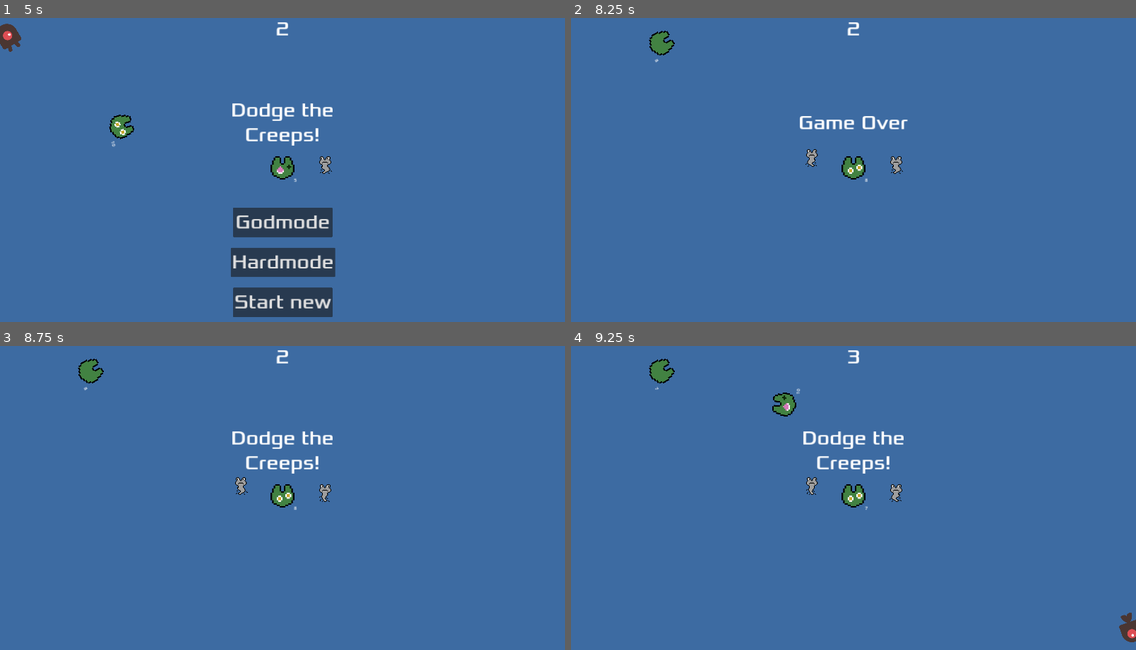
Above: before the commit, frames 1-4 (two rows, left to right).
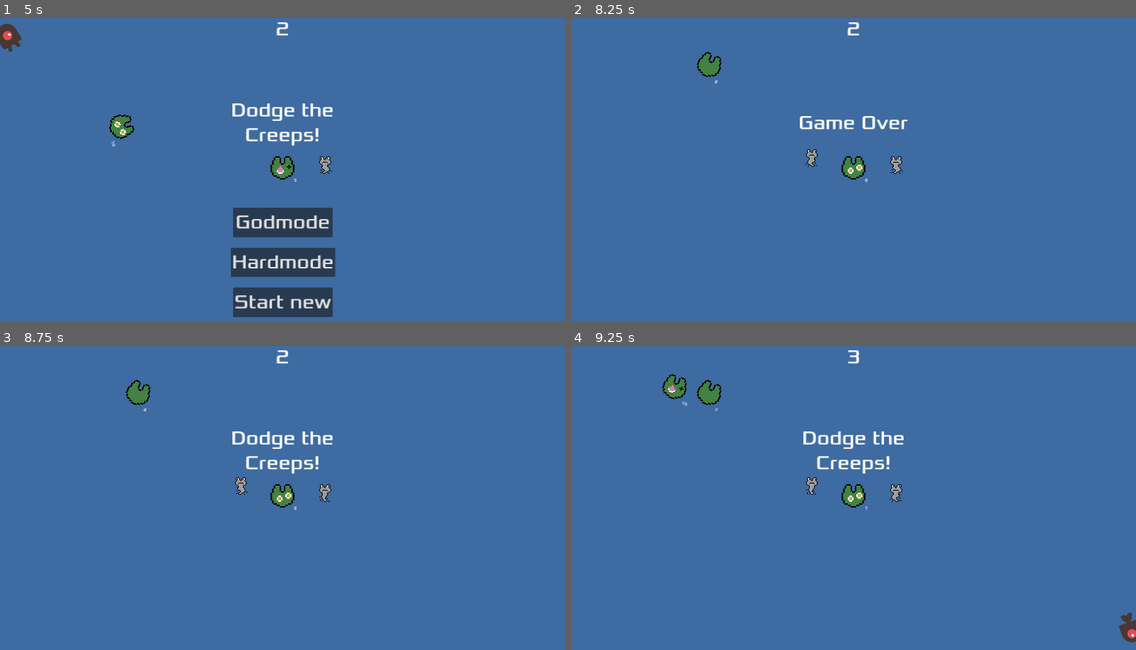
Above: after the commit, the same moments.

Repository: DistinguishedSnek/ValentineGift
Game: Godot game, scene res://Main.tscn
Same seed, same stepped clock (60 frames per second), same inputs: the game is played once before the commit and once after it.
Inputs (mouse positions are in pixels of both pictures, inside the frame that each line leads up to):
- Up to frame 1 (5 s): click "Start new" at 0.5 s; tap Enter (ui_accept) at 1.25, 1.35, 2.1, 2.75, 2.85, 3.5, 3.6, 4.25, 4.35 s; move the mouse to (406, 160) at 1.27 s; click (406, 160) at 1.52 s; move the mouse to (169, 191) at 2.02 s; click (169, 191) at 2.27 s; move the mouse to (339, 106) at 2.77 s; move the mouse to (254, 239) at 3.52 s; click (254, 239) at 3.77 s; move the mouse to (452, 224) at 4.27 s; click (452, 224) at 4.52 s
- Up to frame 2 (8.25 s): click "Start new" at 5 s; tap Enter (ui_accept) at 5.75, 5.85, 6.6, 7.25, 7.35, 8.1 s; move the mouse to (684, 127) at 5.77 s; click (684, 127) at 6.02 s; move the mouse to (881, 176) at 6.52 s; move the mouse to (768, 97) at 7.27 s; click (768, 97) at 7.52 s; move the mouse to (977, 160) at 8.02 s
- Up to frame 3 (8.75 s): click (406, 488) at 8.27 s
- Up to frame 4 (9.25 s): move the mouse to (740, 519) at 8.77 s; tap Enter (ui_accept) at 8.85 s; click (740, 519) at 9.02 s

Frame 1 is identical in both runs. In frame 2, 0.5% of the frame differs, in the area x 13-27%, y 4-22%; in frame 3, 0.5%; in frame 4, 1.0%, in the area x 13-41%, y 4-24%.

Commit message:
Reformatting + improving tadpoles
Moved tadpole move logic to tadpole scene
now possible to have multiple tadpoles
changed tadpole spawn conditions and snack spawn conditions

Diff:
--- a/Player.tscn
+++ b/Player.tscn
@@ -62,6 +62,7 @@
 
 [node name="Player" type="Area2D" groups=["Players"]]
 z_index = 1
+collision_mask = 5
 script = ExtResource("1_phwhr")
 metadata/_edit_group_ = true
 
@@ -71,7 +72,7 @@
 animation = &"Frog idle"
 autoplay = "Frog idle"
 
-[node name="CollisionShape2D" type="CollisionShape2D" parent="."]
+[node name="CollisionShape2D" type="CollisionShape2D" parent="." groups=["Players"]]
 shape = SubResource("CapsuleShape2D_vr5h2")
 
 [node name="Node2D" type="Node2D" parent="."]
--- a/Snack.gd
+++ b/Snack.gd
@@ -23,7 +23,10 @@
 
 # Called every frame. 'delta' is the elapsed time since the previous frame.
 func _process(delta: float) -> void:
-	pass
+	if Input.is_action_just_pressed("ui_accept"):  # Press Enter or Space
+		print("Simulating collision!")
+		_on_area_2d_area_entered($Area2D)  # Manually call it
+
 
 func _on_lillypad_despawn():
 	queue_free()
--- a/Snack.tscn
+++ b/Snack.tscn
@@ -1,13 +1,23 @@
-[gd_scene load_steps=2 format=3 uid="uid://dpjpb5lxerf8h"]
+[gd_scene load_steps=3 format=3 uid="uid://dpjpb5lxerf8h"]
 
 [ext_resource type="Script" path="res://Snack.gd" id="1_o243u"]
 
-[node name="Node2D" type="Node2D"]
+[sub_resource type="CircleShape2D" id="CircleShape2D_jnsq8"]
+radius = 48.1664
+
+[node name="Node2D" type="Node2D" node_paths=PackedStringArray("sprite") groups=["Snacks"]]
 script = ExtResource("1_o243u")
+sprite = NodePath("Sprite2D")
 
-[node name="Area2D" type="Area2D" parent="."]
+[node name="Area2D" type="Area2D" parent="." groups=["Snacks"]]
+collision_mask = 5
 
-[node name="CollisionShape2D" type="CollisionShape2D" parent="Area2D"]
+[node name="CollisionShape2D" type="CollisionShape2D" parent="Area2D" groups=["Snacks"]]
+shape = SubResource("CircleShape2D_jnsq8")
+debug_color = Color(0.657519, 0.515974, 0, 0.42)
 
 [node name="Sprite2D" type="Sprite2D" parent="." groups=["Snacks"]]
 scale = Vector2(0.5, 0.5)
+
+[connection signal="area_entered" from="Area2D" to="." method="_on_area_2d_area_entered"]
+[connection signal="body_entered" from="Area2D" to="." method="_on_area_2d_body_entered"]
--- a/Tadpole.gd
+++ b/Tadpole.gd
@@ -7,11 +7,18 @@
 
 var Player
 var texture
+var follow_target = null  # Who to follow (set by Main)
+var player_caught = false  # Only follow if caught
+var speed = 300.0
+var tadpoles = []
+var fullgrown
+
 
 var textures = [
 	preload("res://art/Tadpole0.png"),
 	preload("res://art/Tadpole1.png"),
 	preload("res://art/Tadpole2.png"),
+	preload("res://art/Frog 16x16 base.png"),
 ]
 
 # Called when the node enters the scene tree for the first time.
@@ -24,22 +31,39 @@
 
 # Called every frame. 'delta' is the elapsed time since the previous frame.
 func _process(delta: float) -> void:
-	pass
+	if player_caught && follow_target:
+		var direction = follow_target.position - position
+		if direction.length() > 50:
+			position += direction.normalized() * speed * delta
 
+		var tadpole_dir = follow_target.position - position
+		var distance = tadpole_dir.length()
+		var tadpole_angle = tadpole_dir.angle()
+		if tadpole_dir.x > 0:
+			$Sprite2D.flip_v = false
+		else:
+			$Sprite2D.flip_v = true
+		rotation = tadpole_angle
 
 func _on_despawn_timer_timeout() -> void:
 	despawn.emit()
 	queue_free()
 
 
-func _on_despawn() -> void:
-	pass # Replace with function body.
+func _on_despawn():
+	if tadpoles:
+		var index = tadpoles.find(self)
+		if index != -1 and index < tadpoles.size() - 1:
+			tadpoles[index + 1].follow_target = follow_target  # Reassign target
+		tadpoles.erase(self)
+	queue_free()
+
 
 
 func _on_wiggle_timeout() -> void:
 	$Wiggle.stop()
 	rotation = randf_range(-PI/15, PI/15)
-	$Wiggle.wait_time = randf_range(0.2, 0.5)
+	$Wiggle.wait_time = randf_range(0.2, 0.3)
 	$Wiggle.start()
 	pass # Replace with function body.
 
@@ -48,15 +72,28 @@
 	if area.is_in_group("Players"):
 		$DespawnTimer.stop()
 		$Wiggle.stop()
+		player_caught = true
+		if tadpoles.is_empty():
+			follow_target = $Player
+		else:
+			follow_target = tadpoles[-1]
 		caught.emit()
 
 func _on_snack_eaten():
 	texture += 1
-	if texture == 1:
-		scale.x = 0.3
-		scale.y = 0.3
-	elif texture == 2:
-		scale.x = 0.5
-		scale.y = 0.5
-	if texture < 3:
+	match texture:
+		0:
+			scale.x = 1
+			scale.y = 1
+		1:
+			scale.x = 0.6
+			scale.y = 0.6
+		2:
+			scale.x = 0.75
+			scale.y = 0.75
+		3:
+			scale.x = 0.5
+			scale.y = 0.5
+	if texture < 4:
 		$Sprite2D.texture = textures[texture]
+		fullgrown = 1
--- a/Tadpole.tscn
+++ b/Tadpole.tscn
@@ -23,6 +23,7 @@
 autostart = true
 
 [node name="Area2D" type="Area2D" parent="."]
+collision_mask = 5
 
 [node name="CollisionShape2D" type="CollisionShape2D" parent="Area2D"]
 position = Vector2(-45, -42)
--- a/label.gd
+++ b/label.gd
@@ -7,5 +7,5 @@
 
 # Called every frame. 'delta' is the elapsed time since the previous frame.
 func _process(delta: float) -> void:
-	text = "Tadpole: " + str(Global.tadpole)
+	text = "Tadpole: " + str(Global.tadpole_caught)
 	pass
--- a/main.gd
+++ b/main.gd
@@ -11,37 +11,21 @@
 var score
 var screen_size
 var lillypad_count
-var tadpole
 var tadpole_spawn_number
-var tadpole_caught
-var spawn_tadpole
-var snack_count
-
-signal snack_eaten
+var new_tadpole
+var tadpoles = []
+var uncaught_tadpole
 
 # Called when the node enters the scene tree for the first time.
 func _ready() -> void:
 	screen_size = get_viewport().size
 	randomize()
-	snack_count = 0
 
 
 
 # Called every frame. 'delta' is the elapsed time since the previous frame.
 func _process(delta: float) -> void:
-	if tadpole_caught:
-		var min_distance = 50
-		var tadpole_dir = $Player.position - spawn_tadpole.position
-		var distance = tadpole_dir.length()
-		var tadpole_angle = tadpole_dir.angle()
-		var tadpole_sprite = spawn_tadpole.get_node("Sprite2D")
-		if tadpole_dir.x > 0:
-			tadpole_sprite.flip_v = false
-		else:
-			tadpole_sprite.flip_v = true
-		spawn_tadpole.rotation = tadpole_angle
-		if distance > min_distance:
-			spawn_tadpole.position = spawn_tadpole.position.move_toward($Player.position, 300 * delta)
+	pass
 
 
 func game_over() -> void:
@@ -58,8 +42,7 @@
 func new_game():
 	score = 0
 	lillypad_count = 0
-	tadpole_caught = false
-	snack_count = 0
+	uncaught_tadpole = false
 	get_tree().call_group("mobs", "queue_free")
 	get_tree().call_group("Lillypads", "queue_free")
 	$Music.play()
@@ -74,8 +57,6 @@
 	$StartTimer.start()
 	$HUD.update_score(score)
 	$HUD.show_message("Get Ready")
-
-	tadpole = false
 
 
 func _on_mob_timer_timeout() -> void:
@@ -154,33 +135,49 @@
 	add_child(pad)
 	lillypad_count += 1
 
-	Global.tadpole_spawn_number = tadpole_spawn_number
-	Global.tadpole = tadpole
-
-	if tadpole_spawn_number > 25 && tadpole == false:
-		spawn_tadpole = Child_Tadpole.instantiate()
-		spawn_tadpole.position.x = pad.global_position.x + 25
-		spawn_tadpole.position.y = pad.global_position.y + 25
-		tadpole = true
-		add_child(spawn_tadpole)
-		spawn_tadpole.despawn.connect(_on_despawn)
-		spawn_tadpole.caught.connect(_on_caught)
-
-	if tadpole_caught == true && randi_range(0, 50) > 40:
-		var snack = snack_scene.instantiate()
-
-		snack.position = pad.position
-		snack.rotation = pad.rotation
-
-		snack.add_to_group("Snacks")
-
-		add_child(snack)
-		pad.perish.connect(snack._on_lillypad_despawn)
+	if score > 30 && tadpoles[0] == null:
+		spawn_tadpole(pad)
+	elif tadpole_spawn_number > 40 && !uncaught_tadpole:
+		spawn_tadpole(pad)
+		uncaught_tadpole = true
+	elif randi_range(0, 50) < 20:
+		if tadpoles.size() > 0:
+			spawn_snack(pad)
 
 
-func _on_despawn():
-	tadpole = false
+func spawn_tadpole(pad):
+		new_tadpole = Child_Tadpole.instantiate()
+		new_tadpole.fullgrown = false
 
-func _on_caught():
-	tadpole_caught = true
-	Global.tadpole_caught = tadpole_caught
+		new_tadpole.position.x = pad.global_position.x + 25
+		new_tadpole.position.y = pad.global_position.y + 25
+
+		new_tadpole.tadpoles = tadpoles
+		tadpoles.append(new_tadpole)
+		add_child(new_tadpole)
+
+		new_tadpole.caught.connect(_on_tadpole_caught.bind(new_tadpole))
+		new_tadpole._on_despawn.connect(_on_tadpole_despawn)
+
+func spawn_snack(pad):
+	var snack = snack_scene.instantiate()
+
+	snack.position = pad.position
+	snack.rotation = pad.rotation
+
+	snack.add_to_group("Snacks")
+
+	add_child(snack)
+	pad.perish.connect(snack._on_lillypad_despawn)
+	snack.eaten.connect(new_tadpole._on_snack_eaten)
+
+func _on_tadpole_caught(caught_tadpole):
+	uncaught_tadpole = false
+	var index = tadpoles.find(caught_tadpole)
+	if index == 0:
+		caught_tadpole.follow_target = $Player
+	else:
+		caught_tadpole.follow_target = tadpoles[index - 1]
+
+func _on_tadpole_despawn():
+	uncaught_tadpole = false
--- a/player.gd
+++ b/player.gd
@@ -8,7 +8,6 @@
 @export var min_charge := 100 #instant jump
 @export var max_charge := 1000
 @export var speed = 400 # How fast the player will move (pixels/sec).
-@onready var death_timer = $DeathTimer  # Add a Timer node inside the Player
 
 var screen_size # Size of the game window.
 var charging := false
@@ -33,6 +32,10 @@
 	charge_bar.max_value = max_charge
 	safe_landing = 0
 	ghost_frog.hide()
+	print("Player is in groups:", get_groups())
+	if not is_in_group("Players"):
+		add_to_group("Players")  # Add it if missing
+
 
 # Called every frame. 'delta' is the elapsed time since the previous frame.
 func _process(delta):
Not shown, changed: README.md
